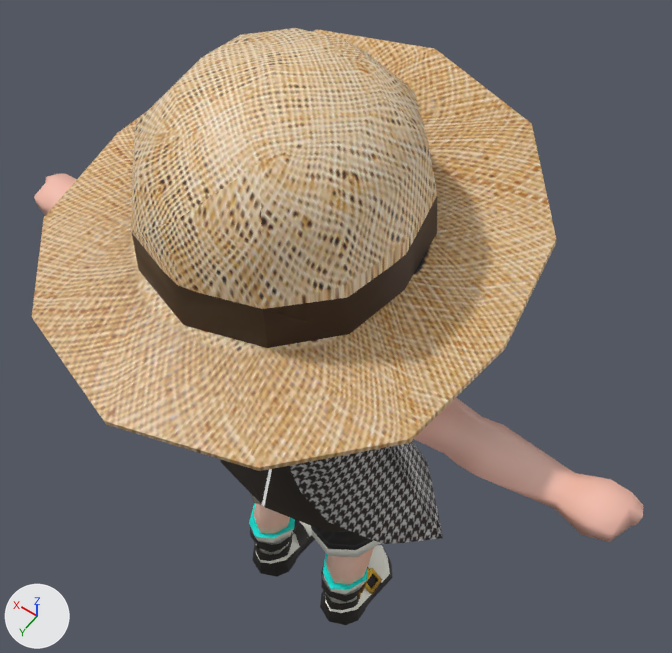
An edit to the glTF model Boy.glb, drawn before and after from the same camera.
Rendered twice from a camera (50 mm lens) standing at (-0.0521, 0.0652, 0.192) and looking at (0.0015, -0.0097, 0.0743). The axes (+X, +Y, +Z) are drawn at lower left. The lights are the same throughout. Where no turn or scale is listed for an object, it has been applied to the vertices. Vertices at the same position are counted once.

Objects in the first picture: 'Mesh.004', 'bottom.001', 'cap_ugc_sample_mesh.001'.
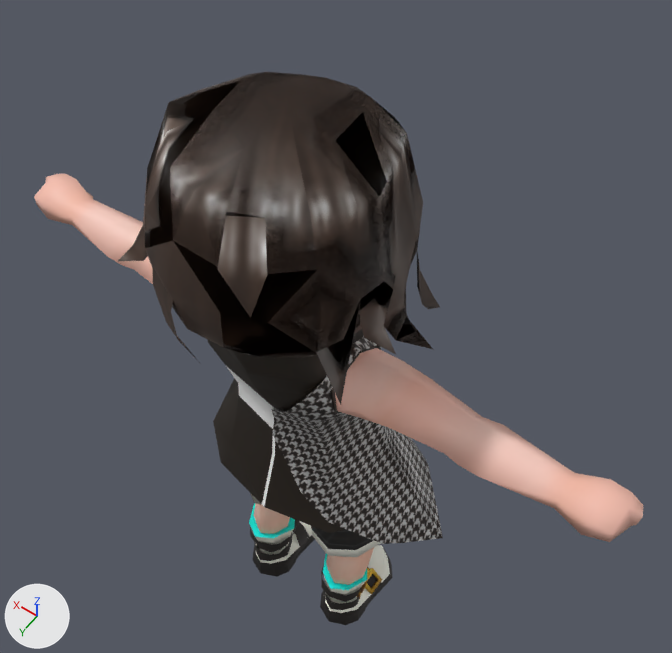
Changed parts and their boxes (x1, y1, x2, y2) in the pictures (672 x 653 px):
'cap_ugc_sample_mesh.001', reshaped (38% narrower, 25% shorter): before (32, 28, 556, 471); after (118, 72, 440, 405)
part 1 of me_メッシュ_001, deleted (beige): before (32, 29, 556, 471)
part 2 of me_メッシュ_001, deleted (beige): before (131, 28, 428, 309)

What changed in the scene script:
```text
Change me_メッシュ_001:
    where me_メッシュ_001.from_pydata(...)  # 401 vertices, 750 faces; spans x -0.0305..0.0308, y -0.0309..0.0354, z 0.0909..0.132
    used by ob_cap_ugc_sample_mesh_001; location = (0.0, 0.0, 0.0)
    me_メッシュ_001 part 1: the loose piece of 101 vertices spanning x -0.0305..0.0308, y -0.0309..0.0354, z 0.1045..0.132 is deleted
    me_メッシュ_001 part 2: the loose piece of 50 vertices spanning x -0.017..0.0173, y -0.014..0.0215, z 0.114..0.132 is deleted
```
